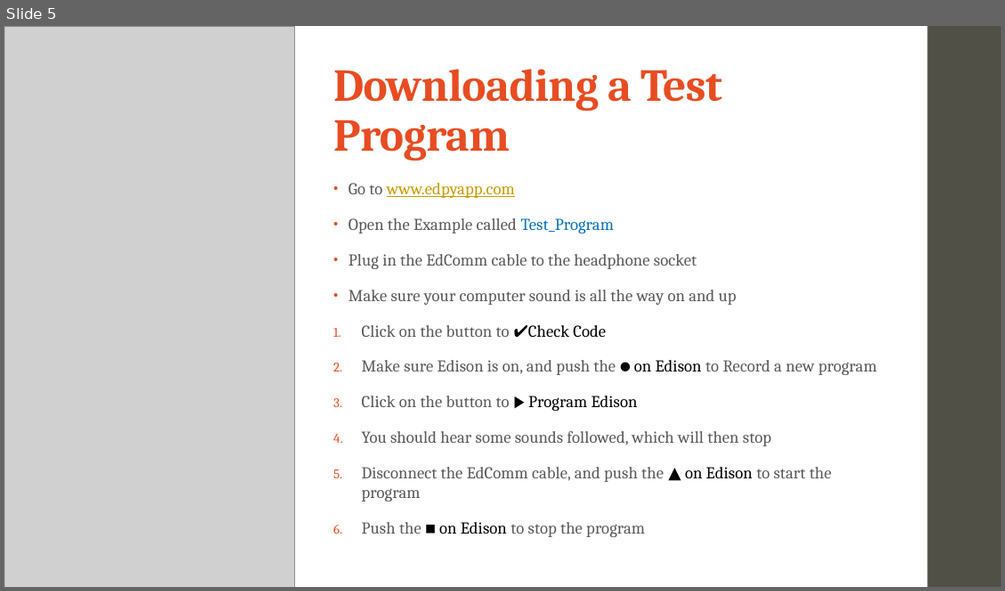
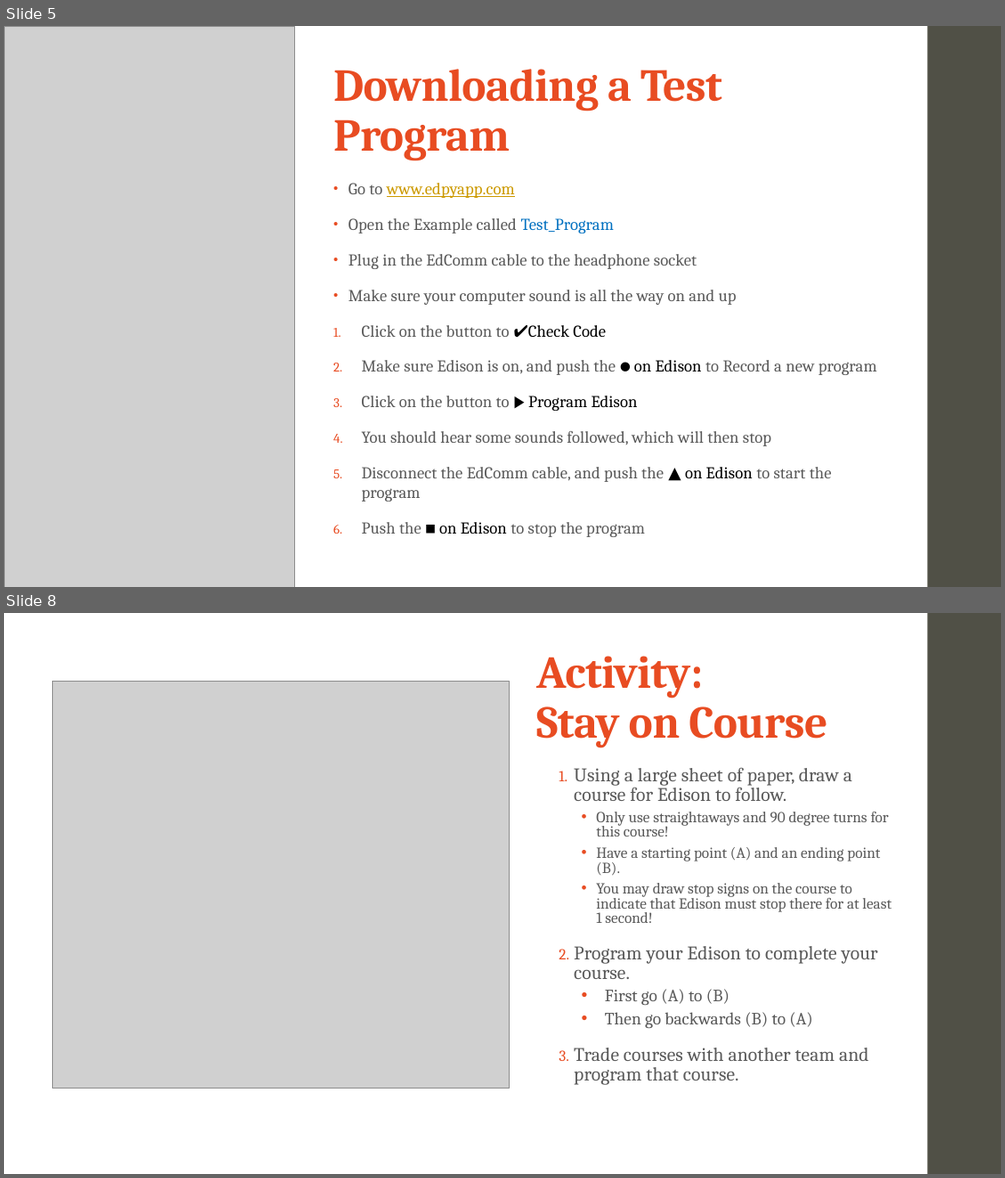
Before and after one commit to sudocrystal/uw-cse-da-startup, a slide deck: edison/01_meet_edison.pptx. Shown one above the other, each under a label of ours: slide 5 before the commit, slides 5 and 8 after it; the slides between them are not shown. The pictures are 1005x591 and 1005x1178 pixels, drawn with LibreOffice and Linux fonts; fonts in the diff are those of the drawing; grey boxes stand for pictures. Boxes give left, top, right and bottom in pixels: in the first picture for what was removed or moved away, otherwise in the second. Text is boxed around its words. In the diff, an @@ line names an element or a change of style, - is before the commit and + after.

Commit message:
adds ppts for lesson introductions - edison

```diff
--- a/edison/01_meet_edison.pptx
+++ b/edison/01_meet_edison.pptx
@@ slide 8 added at (x1=4, y1=613, x2=1001, y2=1174), background #FFFFFF @@
@@ rectangle added at (x1=4, y1=613, x2=1001, y2=1174), fill #FFFFFF @@
@@ rectangle added at (x1=928, y1=613, x2=1001, y2=1174), fill #505046 @@
@@ title added at (x1=536, y1=656, x2=827, y2=747), 44 pt, text #E84C22, bold @@
+Activity:
+Stay on Course
@@ picture added at (x1=52, y1=682, x2=510, y2=1088) @@
@@ text added at (x1=574, y1=767, x2=891, y2=1085), 14.8 pt, text #595959 @@
+1. Using a large sheet of paper, draw a course for Edison to follow.
+    • Only use straightaways and 90 degree turns for this course!
+    • Have a starting point (A) and an ending point (B).
+    • You may draw stop signs on the course to indicate that Edison must stop there for at least 1 second!
+2. Program your Edison to complete your course.
+  • First go (A) to (B)
+  • Then go backwards (B) to (A)
+3. Trade courses with another team and program that course.
```
Also in this commit, not shown: 1 slide changed, 2 other slides added, 1 other file.
